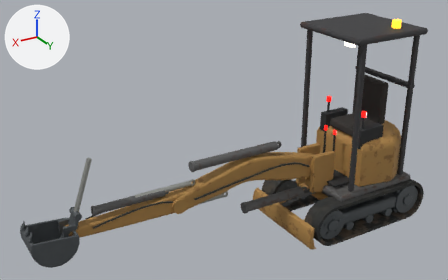
Renders of the glTF model assets/models/minidigger_rusty.glb from each side of a commit.
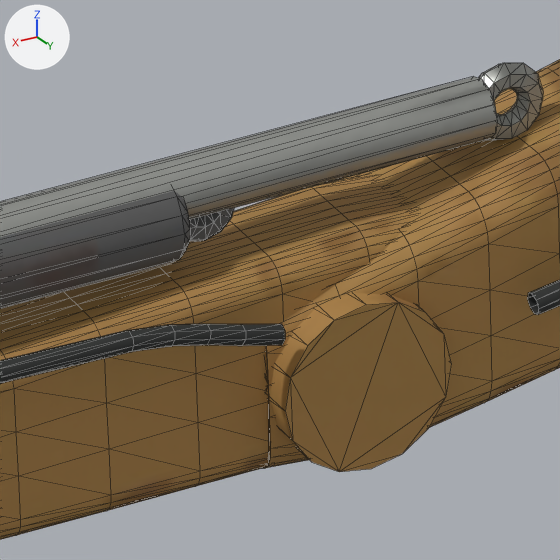
The first picture shows the older version from a 50 mm camera at (4.7, 5.03, 3.81) aimed at (1.61, -0.12, 1.23). The close-ups show the older and then the newer version on the part from 33% to 44% of the width and 62% to 79% of the height of that picture. Only the edits that show in the close-ups are written down. Every picture has the same lights, and +X, +Y and +Z are marked at upper left. The close-ups show mesh edges as thin lines. Where no turn or scale is listed for an object, it has been applied to the vertices.

The first close-up shows 'BoomBody', 'BucketRam', 'Review boom hydraulic hose.001', 'Review stick hydraulic hose.001', 'StickBody', 'StickRamRod'.
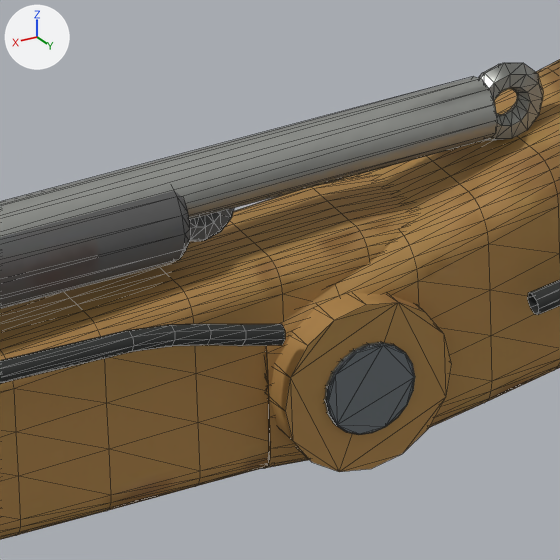
Scene script edits in JSON lines:
```json
{"op": "add", "block": "mat_review_cleansteel", "code": ["mat_review_cleansteel = principled_material('Review_CleanSteel')", "mat_review_cleansteel.base_color = (0.22, 0.25, 0.27)  # grey #81898e", "mat_review_cleansteel.metallic = 0.7", "mat_review_cleansteel.roughness = 0.42"]}
{"op": "add", "block": "me_clean_stick_pin_cap_001", "code": ["me_clean_stick_pin_cap_001 = bpy.data.meshes.new('Clean Stick pin cap.001')", "me_clean_stick_pin_cap_001.from_pydata(...)  # 120 vertices, 236 faces; spans x -0.0428..0.0428, y 0.0844..0.1046, z -0.0428..0.0428", "me_clean_stick_pin_cap_001.materials.append(mat_review_cleansteel)  # grey #81898e"]}
{"op": "add", "block": "ob_clean_stick_pin_cap_001", "code": ["ob_clean_stick_pin_cap_001 = bpy.data.objects.new('Clean Stick pin cap.001', me_clean_stick_pin_cap_001)", "ob_clean_stick_pin_cap_001.location = (2.25, 0.0, 0.72)"]}
```

What differs and where, as boxes [x1, y1, x2, y2] in the close-ups (560 x 560 px):
```json
{"object": "Clean Stick pin cap.001", "change": "added", "after": [324, 342, 415, 435]}
```
